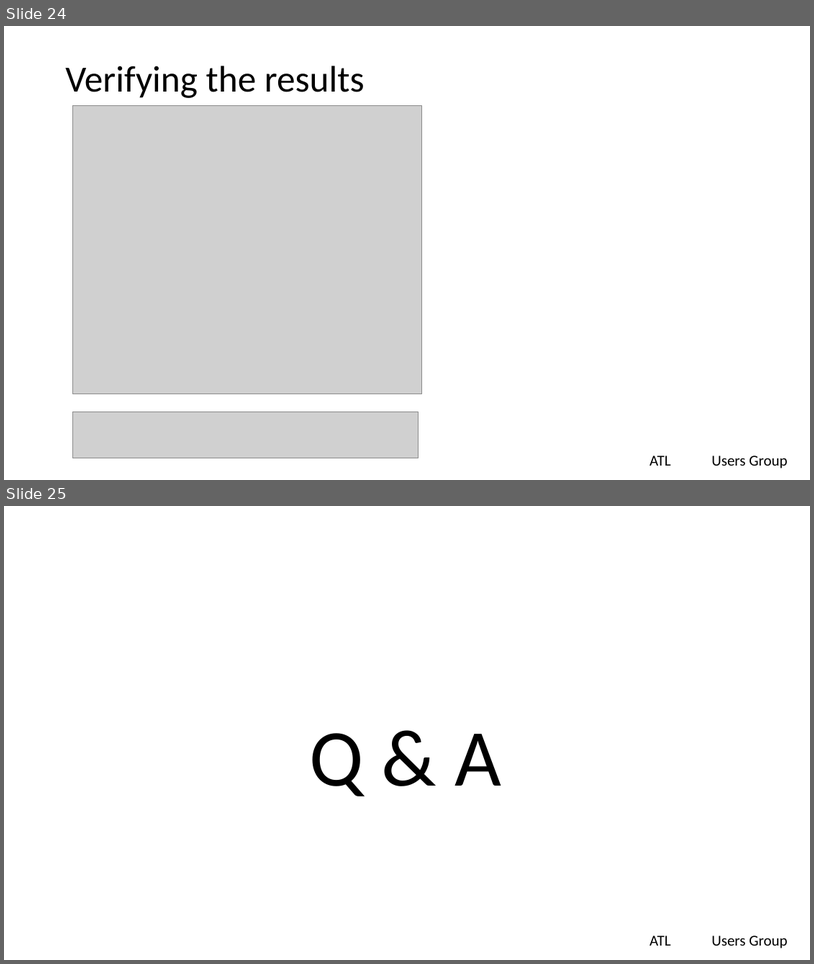
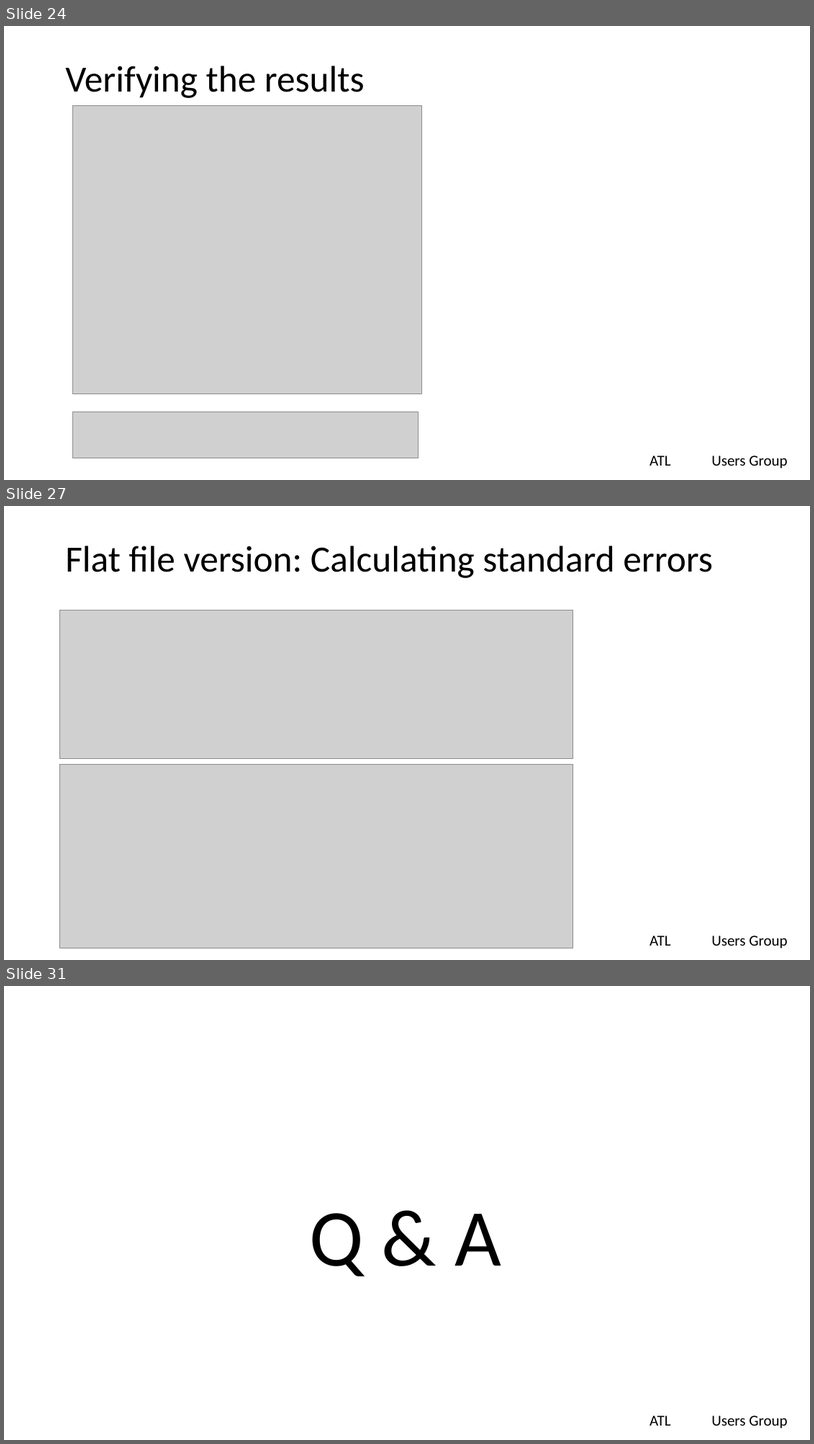
Before and after one commit to lgreski/tidycensus-vs-flatfiles, a slide deck: presentations/tidycensusVsFlatfiles.pptx. Shown one above the other, each under a label of ours: slides 24 and 25 before the commit, slides 24, 27 and 31 after it; the slides between them are not shown. The pictures are 814x964 and 814x1444 pixels, drawn with LibreOffice and Linux fonts; fonts in the diff are those of the drawing; grey boxes stand for pictures; background and template pictures are left out. Boxes give left, top, right and bottom in pixels: in the first picture for what was removed or moved away, otherwise in the second. Text is boxed around its words. In the diff, an @@ line names an element or a change of style, - is before the commit and + after.

Commit message:
completed presentation, code to replicate survey weighting analysis with flat files

```diff
--- a/presentations/tidycensusVsFlatfiles.pptx
+++ b/presentations/tidycensusVsFlatfiles.pptx
@@ slide 27 added at (4, 506, 810, 960), background #FFFFFF; not listed: 2 template elements that a slide beside it also shows @@
@@ title added at (65, 546, 713, 578), 44 pt, text #000000 @@
+Flat file version: Calculating standard errors
@@ picture added at (59, 610, 574, 759) @@
@@ picture added at (59, 764, 574, 947) @@
@@ what was slide 25 is now slide 31 @@
```
Also in this commit, not shown: 1 slide changed, 5 other slides added, 1 other file.
